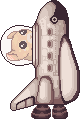
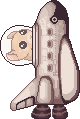
The second 80x119 image is a revision of the first. Changes to its layers:
added layer "Layer 2" above "Layer 0" over [10, 34, 79, 111]
hid "Layer 0" over [10, 34, 79, 111]
